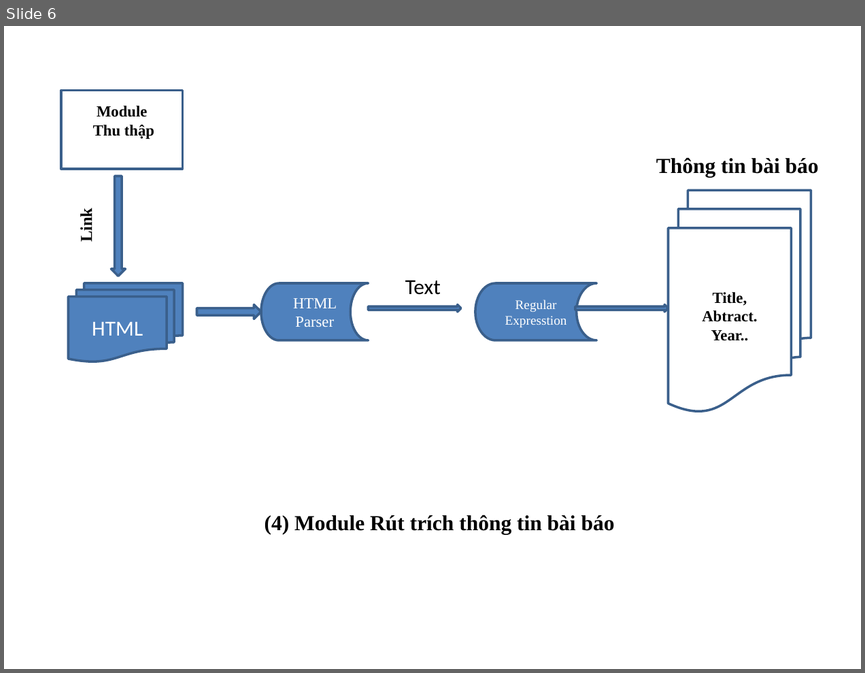
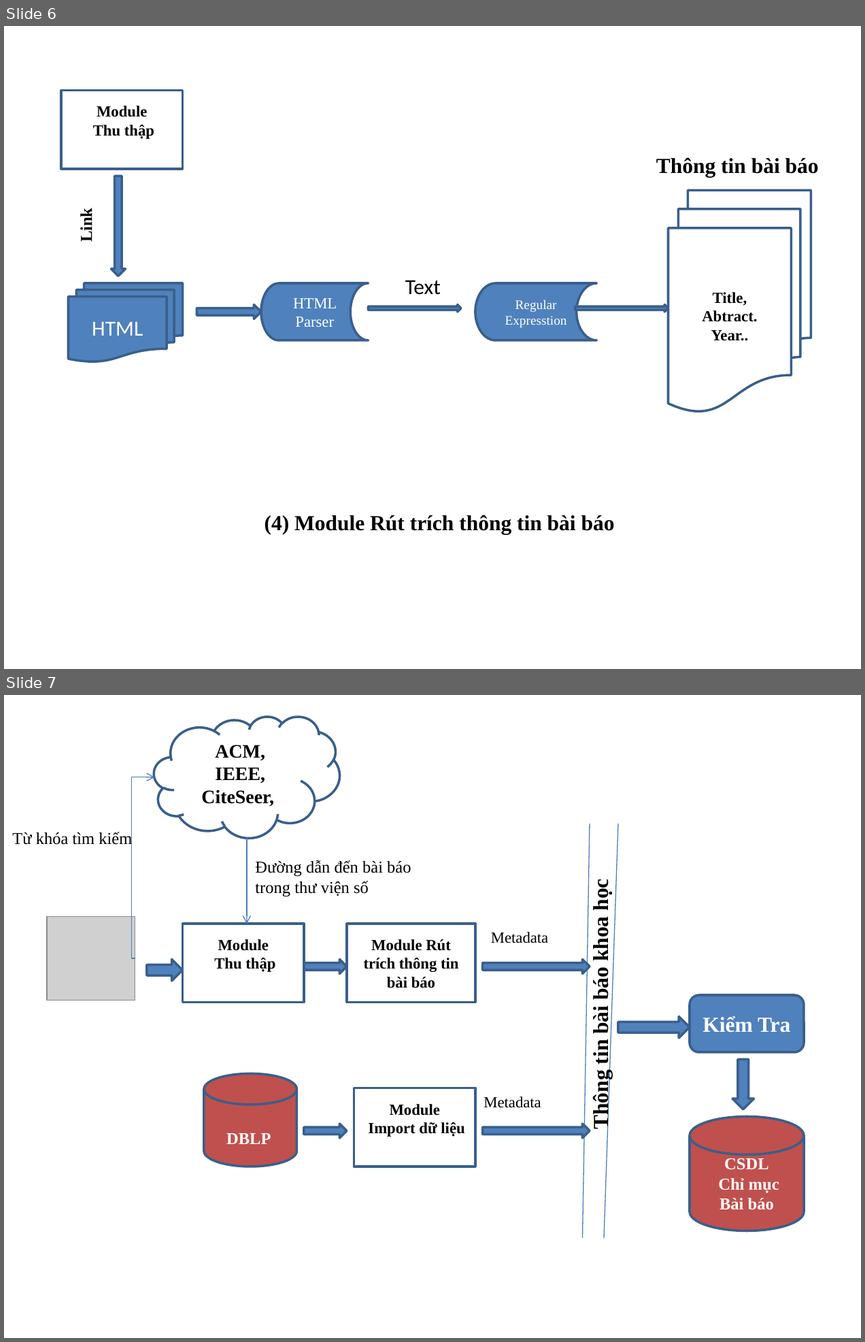
Before and after one commit to tiendv/detaitotnghiep, a slide deck: Outline thesis/De cuong/Kientrucdetai_7_9.pptx. Shown one above the other, each under a label of ours: slide 6 before the commit, slides 6 and 7 after it. The pictures are 865x673 and 865x1342 pixels, drawn with LibreOffice and Linux fonts; fonts in the diff are those of the drawing; grey boxes stand for pictures. Boxes give left, top, right and bottom in pixels: in the first picture for what was removed or moved away, otherwise in the second. Text is boxed around its words. In the diff, an @@ line names an element or a change of style, - is before the commit and + after.

```diff
--- a/Outline thesis/De cuong/Kientrucdetai_7_9.pptx
+++ b/Outline thesis/De cuong/Kientrucdetai_7_9.pptx
@@ slide 7 added at <box>4,695,861,1338</box>, background #FFFFFF @@
@@ cloud added at <box>154,717,340,838</box>, outline #3A5F8C 2 pt, 16 pt, text #000000, bold @@
+ACM,
+IEEE,
+CiteSeer,
@@ elbow arrow added from (135, 958) to (155, 777), #4B7EBC 0.75 pt @@
@@ text added at <box>12,831,132,848</box>, 14 pt, text #000000 @@
+Từ khóa tìm kiếm
@@ line added from (589, 824) to (582, 1238), #4B7EBC 0.75 pt @@
@@ line added from (618, 824) to (604, 1238), #4B7EBC 0.75 pt @@
@@ elbow arrow added from (247, 838) to (247, 923), #4B7EBC 0.75 pt @@
@@ text added at <box>255,860,411,896</box>, 14 pt, text #000000 @@
+Đường dẫn đến bài báo
+trong thư viện số
@@ text added at <box>589,881,613,1128</box>, 18 pt, text #000000, bold @@
+Thông tin bài báo khoa học
@@ picture added at <box>47,916,135,1000</box> @@
@@ rectangle added at <box>182,923,304,1002</box>, outline #3A5F8C 2 pt, 13 pt, text #000000, bold @@
+Module
+Thu thập
@@ rectangle added at <box>347,923,475,1002</box>, outline #3A5F8C 2 pt, 13 pt, text #000000, bold @@
+Module Rút trích thông tin bài báo
@@ text added at <box>491,932,548,943</box>, 13 pt, text #000000 @@
+Metadata
@@ right arrow added at <box>147,959,183,981</box>, fill #4F81BD, outline #3A5F8C 2 pt @@
@@ right arrow added at <box>304,959,347,974</box>, fill #4F81BD, outline #3A5F8C 2 pt @@
@@ right arrow added at <box>482,959,589,974</box>, fill #4F81BD, outline #3A5F8C 2 pt @@
@@ rounded rectangle added at <box>689,995,804,1052</box>, fill #4F81BD, outline #3A5F8C 2 pt, 18 pt, text #FFFFFF, bold @@
+Kiểm Tra
@@ right arrow added at <box>618,1016,689,1038</box>, fill #4F81BD, outline #3A5F8C 2 pt @@
@@ right arrow added at <box>732,1059,753,1109</box>, fill #4F81BD, outline #3A5F8C 2 pt @@
@@ cylinder added at <box>204,1074,296,1166</box>, fill #C0504D, outline #3A5F8C 2 pt, 14 pt, text #FFFFFF, bold @@
+DBLP
@@ rectangle added at <box>354,1087,475,1166</box>, outline #3A5F8C 2 pt, 13 pt, text #000000, bold @@
+Module
+Import dữ liệu
@@ text added at <box>483,1096,541,1108</box>, 13 pt, text #000000 @@
+Metadata
@@ cylinder added at <box>689,1117,804,1231</box>, fill #C0504D, outline #3A5F8C 2 pt, 14 pt, text #FFFFFF, bold @@
+CSDL
+Chỉ mục
+Bài báo
@@ right arrow added at <box>304,1123,347,1138</box>, fill #4F81BD, outline #3A5F8C 2 pt @@
@@ right arrow added at <box>482,1123,589,1138</box>, fill #4F81BD, outline #3A5F8C 2 pt @@
```
Also in this commit, not shown: 2 other files.
